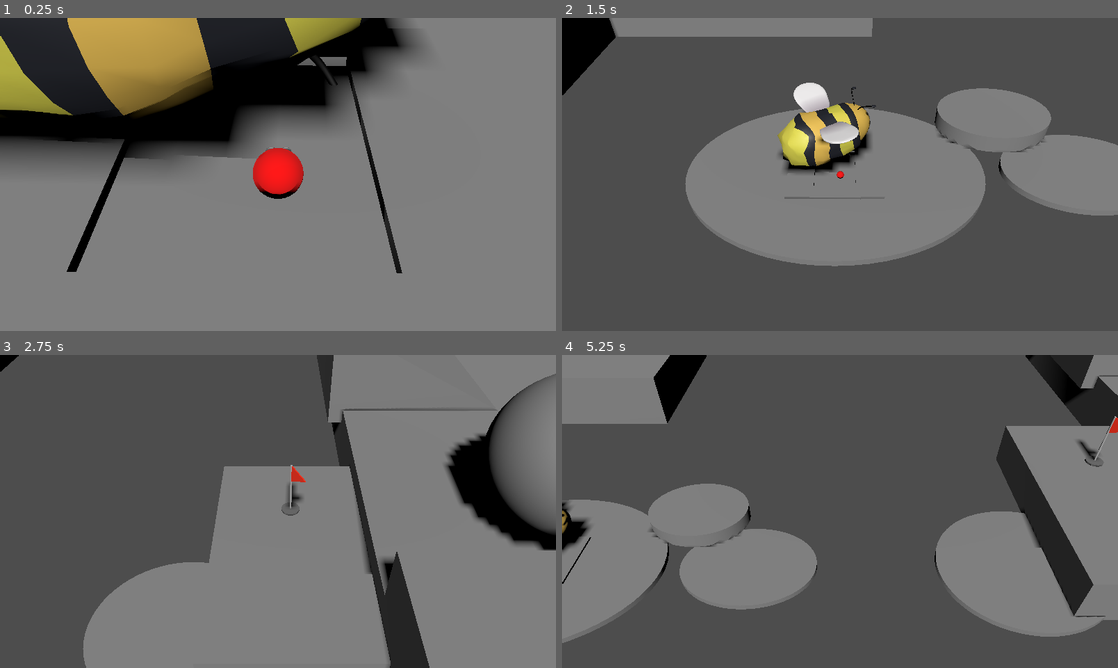
Above: before the commit, frames 1-4 (two rows, left to right).
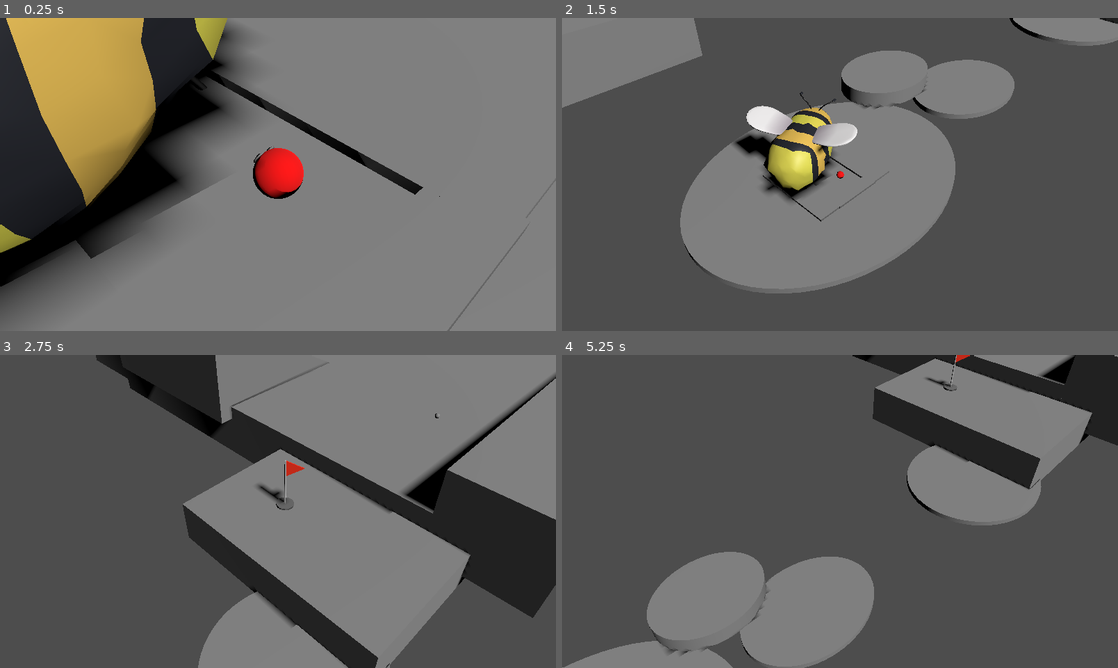
Above: after the commit, the same moments.

Repository: melonboyo/entomo
Game: Godot game, scene res://Scenes/Testing/ProgressionTesting.tscn
The game is run twice, just before and just after one commit, with the same random seed, the same clock (stepped at 60 frames per second) and the same inputs.
Inputs (mouse positions are in pixels of both pictures, inside the frame that each line leads up to):
- Up to frame 1 (0.25 s): no input
- Up to frame 2 (1.5 s): tap Enter at 0.5 s; move the mouse to (962, 158) at 0.52 s; hold D (move_right) 0.53-1.25 s; tap E (interact) at 0.6 s; click (962, 158) at 0.67 s; tap Space (move_jump) at 0.77 s; drag from (728, 190) to (812, 237) at 1.27 s
- Up to frame 3 (2.75 s): move the mouse to (333, 442) at 2.02 s; hold D (move_right) from 2.03 s (still down); tap Shift at 2.1 s
- Up to frame 4 (5.25 s): release D (move_right) at 2.75 s; drag from (812, 574) to (673, 464) at 2.77 s; move the mouse to (1006, 558) at 3.52 s; hold A (move_left) 3.53-4.25 s; tap E (interact) at 3.6 s; tap Space (move_jump) at 3.77, 5 s; drag from (673, 464) to (756, 433) at 4.27 s; move the mouse to (867, 511) at 5.02 s; hold S (move_backward) from 5.03 s (still down); tap Shift at 5.1 s; click (867, 511) at 5.17 s

The runs differ from the first frame. In frame 1, 39% of the frame differs, in the area x 0-97%, y 0-100%; in frame 2, 29%; in frame 3, 41%; in frame 4, 53%, in the area x 0-100%, y 0-100%.

Commit message:
Bug fixing and merging of abilities

Diff:
--- a/Characters/Bumblebee/Bumblebee.gd
+++ b/Characters/Bumblebee/Bumblebee.gd
@@ -55,3 +55,6 @@
 
 	if isFlying and velocity.y < 0:
 		velocity.y = 0
+
+func resetAbilities():
+	isFlying = false
--- a/Characters/Bumblebee/Bumblebee.tscn
+++ b/Characters/Bumblebee/Bumblebee.tscn
@@ -34,3 +34,6 @@
 
 [node name="bumblebee" parent="." index="2" instance=ExtResource("3_xvftt")]
 transform = Transform3D(3.31477, -0.00101056, -0.000455604, 0.00101072, 3.31477, 0.000836017, 0.000455267, -0.000836199, 3.31477, 0, 0, 0)
+
+[node name="ExitPosition" parent="." index="3"]
+transform = Transform3D(1, -4.59366e-12, 5.82077e-11, 3.44968e-12, 1, 0, 0, 0, 1, -0.00128353, 7.61954, -3.1294)
--- a/Characters/Frog/Frog.tscn
+++ b/Characters/Frog/Frog.tscn
@@ -5,8 +5,8 @@
 [ext_resource type="PackedScene" uid="uid://udcbq88gckm3" path="res://Characters/Frog/froggy_v3.glb" id="3_xspcd"]
 
 [sub_resource type="CapsuleShape3D" id="CapsuleShape3D_3nnd8"]
-radius = 21.24
-height = 50.371
+radius = 20.5593
+height = 41.1186
 
 [sub_resource type="CylinderShape3D" id="CylinderShape3D_nc2sr"]
 height = 58.1278
@@ -26,6 +26,7 @@
 CAMERA_SIZE = 350
 
 [node name="CollisionShape3D" parent="." index="0"]
+transform = Transform3D(1, 0, 0, 0, 1, 0, 0, 0, 1, 0, -6.60564, 0)
 shape = SubResource("CapsuleShape3D_3nnd8")
 
 [node name="CollisionShape3D" parent="SwitchArea" index="0"]
@@ -33,3 +34,6 @@
 
 [node name="froggy_v3" parent="." index="2" instance=ExtResource("3_xspcd")]
 transform = Transform3D(-8.74228e-07, 0, 20, 0, 20, 0, -20, 0, -8.74228e-07, 0, -28.014, 0)
+
+[node name="ExitPosition" parent="." index="3"]
+transform = Transform3D(1, 0, 0, 0, 1, 0, 0, 0, 1, 0, 16.7529, 0)
--- a/Characters/Generic/GenericCharacter.tscn
+++ b/Characters/Generic/GenericCharacter.tscn
@@ -2,10 +2,11 @@
 
 [ext_resource type="Script" path="res://Characters/Generic/GenericCharacterController.gd" id="1_cd5ot"]
 
-[node name="GenericCharacter" type="CharacterBody3D"]
+[node name="GenericCharacter" type="CharacterBody3D" node_paths=PackedStringArray("exitPosition")]
 collision_layer = 2
 collision_mask = 3
 script = ExtResource("1_cd5ot")
+exitPosition = NodePath("ExitPosition")
 
 [node name="CollisionShape3D" type="CollisionShape3D" parent="."]
 
@@ -16,5 +17,8 @@
 
 [node name="CollisionShape3D" type="CollisionShape3D" parent="SwitchArea"]
 
+[node name="ExitPosition" type="Node3D" parent="."]
+transform = Transform3D(1, 0, 0, 0, 1, 0, 0, 0, 1, 0, 2, 0)
+
 [connection signal="body_entered" from="SwitchArea" to="." method="_on_switch_area_body_entered"]
 [connection signal="body_exited" from="SwitchArea" to="." method="_on_switch_area_body_exited"]
--- a/Characters/Generic/GenericCharacterController.gd
+++ b/Characters/Generic/GenericCharacterController.gd
@@ -7,11 +7,12 @@
 @export var SPEED = 5.0
 @export var JUMP_VELOCITY = 4.5
 @export var CAMERA_SIZE = 10 # Assumes orthographic camera
+@export var exitPosition: Node3D
 var held_character: GenericCharacterController = null
 
 var is_in_switch_area := false
 var current_switchable_character: GenericCharacterController = null
-var direction_facing
+var direction_facing: Vector3 = Vector3.ZERO
 
 func _ready():
 	pass
@@ -91,7 +92,7 @@
 
 func handleExit() -> void:
 	resetAbilities()
-	held_character.global_position = global_position + Vector3.RIGHT*2
+	held_character.global_position = exitPosition.global_position
 	held_character.enable()
 	game_state_manager.switchCharacter(held_character)
 	velocity = Vector3.ZERO
--- a/Characters/Pillbug/Pillbug.tscn
+++ b/Characters/Pillbug/Pillbug.tscn
@@ -19,7 +19,6 @@
 radius = 0.859432
 
 [node name="Pillbug" node_paths=PackedStringArray("COLOR") instance=ExtResource("1_yggj8")]
-transform = Transform3D(20, 0, 0, 0, 20, 0, 0, 0, 20, 0, 0, 0)
 script = ExtResource("2_6n07y")
 ROLLSPEED = 300.0
 MAXROLLSPEED = 2000.0
@@ -30,18 +29,24 @@
 CAMERA_SIZE = 150
 
 [node name="CollisionShape3D" parent="." index="0"]
+transform = Transform3D(20, 0, 0, 0, 20, 0, 0, 0, 20, 0, 0, 0)
 shape = SubResource("SphereShape3D_tdvly")
 
 [node name="MeshInstance3D" type="MeshInstance3D" parent="." index="1"]
+transform = Transform3D(20, 0, 0, 0, 20, 0, 0, 0, 20, 0, 0, 0)
 mesh = SubResource("SphereMesh_pxlda")
 skin = SubResource("Skin_u8r0o")
 surface_material_override/0 = SubResource("StandardMaterial3D_1o8la")
 
 [node name="RampCheckArea" type="Area3D" parent="." index="2"]
+transform = Transform3D(20, 0, 0, 0, 20, 0, 0, 0, 20, 0, 0, 0)
 
 [node name="CollisionShape3D" type="CollisionShape3D" parent="RampCheckArea" index="0"]
 transform = Transform3D(1.05, 0, 0, 0, 1.05, 0, 0, 0, 1.05, 0, 0, 0)
 shape = SubResource("SphereShape3D_0kang")
+
+[node name="SwitchArea" parent="." index="3"]
+transform = Transform3D(20, 0, 0, 0, 20, 0, 0, 0, 20, 0, 0, 0)
 
 [node name="CollisionShape3D" parent="SwitchArea" index="0"]
 shape = SubResource("CylinderShape3D_ow3bi")
@@ -50,4 +55,7 @@
 script = ExtResource("3_wt1y3")
 MESH = NodePath("../MeshInstance3D")
 
+[node name="ExitPosition" parent="." index="5"]
+transform = Transform3D(1, 0, 0, 0, 1, 0, 0, 0, 1, 0, 13.85, 0)
+
 [connection signal="body_entered" from="RampCheckArea" to="." method="detectCollision"]
--- a/GameStateManager/GameStateManager.gd
+++ b/GameStateManager/GameStateManager.gd
@@ -22,7 +22,7 @@
 		return
 
 	if(!isInputEnabled):
-		currentPossessedCreature.handleMove(Vector2.ZERO, camera.basis, delta);
+		currentPossessedCreature.handleMove(Vector2.ZERO, camera.global_basis, delta);
 		return
 
 	# Handle jump
@@ -34,7 +34,7 @@
 	# Handle moving
 	currentPossessedCreature.handleMove(
 		Input.get_vector("move_left", "move_right", "move_forward", "move_backward"),
-		camera.basis,
+		camera.global_basis,
 		delta
 	)
 
--- a/Scenes/Testing/ProgressionTesting.tscn
+++ b/Scenes/Testing/ProgressionTesting.tscn
@@ -53,11 +53,10 @@
 [node name="Frog" parent="." node_paths=PackedStringArray("game_state_manager") instance=ExtResource("3_xv73x")]
 transform = Transform3D(-1, 0, 8.74228e-08, 0, 1, 0, -8.74228e-08, 0, -1, 159.066, 23.3343, 100.022)
 jumpForwardVelocity = 60
-size = 1
 game_state_manager = NodePath("../GameStateManager")
 
 [node name="Pillbug" parent="." node_paths=PackedStringArray("game_state_manager") instance=ExtResource("4_mfn8p")]
-transform = Transform3D(22.1209, 0, 0, 0, 22.1209, 0, 0, 0, 22.1209, 133.508, 28.7439, -11.5948)
+transform = Transform3D(1, 0, 0, 0, 1, 0, 0, 0, 1, 133.508, 28.7439, -11.5948)
 game_state_manager = NodePath("../GameStateManager")
 
 [node name="Bumblebee" parent="." node_paths=PackedStringArray("game_state_manager") instance=ExtResource("5_trvcn")]
@@ -80,7 +79,7 @@
 focus = NodePath("../Parasite")
 
 [node name="RotationRoot" type="Node3D" parent="CameraRoot"]
-transform = Transform3D(1, 0, 0, 0, 0.74444, 0.66769, 0, -0.66769, 0.74444, 0, 0, 0)
+transform = Transform3D(0.707107, 0.472128, -0.526399, -2.1064e-08, 0.744441, 0.66769, 0.707107, -0.472128, 0.526399, 0, 0, 0)
 
 [node name="Camera3D" type="Camera3D" parent="CameraRoot/RotationRoot"]
 transform = Transform3D(1, 0, 0, 0, 1, 0, 0, 0, 1, 0, 0, 8.41628)
@@ -200,7 +199,7 @@
 [node name="Stage2" type="Node" parent="Blockout"]
 
 [node name="StaticBody3D14" type="StaticBody3D" parent="Blockout/Stage2"]
-transform = Transform3D(28.1299, 0, 0, 0, 0.442988, 0, 0, 0, 35.3729, 164.799, 0.652917, 90.5439)
+transform = Transform3D(28.1299, 0, 0, 0, 7.77909, 0, 0, 0, 35.3729, 164.799, -12.4662, 90.5439)
 
 [node name="MeshInstance3D" type="MeshInstance3D" parent="Blockout/Stage2/StaticBody3D14"]
 transform = Transform3D(3.39647, 0, 0, 0, 1, 0, 0, 0, 2.7152, 0, 0, 0)
@@ -369,13 +368,13 @@
 game_state_manager = NodePath("../GameStateManager")
 
 [node name="Flag2" parent="." node_paths=PackedStringArray("next_flag", "game_state_manager") instance=ExtResource("11_dfkrd")]
-transform = Transform3D(2, 0, 0, 0, 2, 0, 0, 0, 2, -129.669, 11.3614, -119.189)
+transform = Transform3D(4, 0, 0, 0, 4, 0, 0, 0, 4, -129.669, 11.3614, -119.189)
 next_flag = NodePath("../Flag3")
 zoom_size = 3
 game_state_manager = NodePath("../GameStateManager")
 
 [node name="Flag3" parent="." node_paths=PackedStringArray("game_state_manager") instance=ExtResource("11_dfkrd")]
-transform = Transform3D(3, 0, 0, 0, 3, 0, 0, 0, 3, 300.331, 11.3614, 129.811)
+transform = Transform3D(7, 0, 0, 0, 7, 0, 0, 0, 7, 300.331, 11.3614, 129.811)
 zoom_size = 4
 focus_move_speed = 2.0
 game_state_manager = NodePath("../GameStateManager")
--- a/Scenes/level_blockout_v1.tscn
+++ b/Scenes/level_blockout_v1.tscn
@@ -1,9 +1,9 @@
-[gd_scene load_steps=24 format=3 uid="uid://cfyb34soy0h7x"]
+[gd_scene load_steps=27 format=3 uid="uid://cfyb34soy0h7x"]
 
 [ext_resource type="PackedScene" uid="uid://cxrj60oxxptdh" path="res://Characters/Parasite/Parasite.tscn" id="1_nc2ee"]
 [ext_resource type="Script" path="res://GameController/Camera.gd" id="1_x6jyc"]
 [ext_resource type="PackedScene" uid="uid://dclrt7yy6gtq6" path="res://GameStateManager/GameStateManager.tscn" id="2_cqo16"]
-[ext_resource type="PackedScene" uid="uid://ceq3k2pduj7cb" path="res://Characters/Pillbug/Pillbug.tscn" id="4_4ute3"]
+[ext_resource type="PackedScene" uid="uid://ceq3k2pduj7cb" path="res://Outdated/Beetle.tscn" id="4_4ute3"]
 [ext_resource type="PackedScene" uid="uid://d345ctgph51uj" path="res://Characters/Bumblebee/Bumblebee.tscn" id="4_usii5"]
 [ext_resource type="PackedScene" uid="uid://dqkke1lxyvwta" path="res://Scenes/ramp.tscn" id="6_vnun7"]
 [ext_resource type="Script" path="res://Scripts/Movable.gd" id="7_yxptn"]
@@ -14,6 +14,7 @@
 [ext_resource type="PackedScene" uid="uid://daoe6gj0bo2qr" path="res://Scenes/pause_menu.tscn" id="11_c6575"]
 [ext_resource type="Script" path="res://Scenes/zoomed_out_camera.gd" id="12_we45n"]
 [ext_resource type="PackedScene" uid="uid://tdiqj4l8fe0w" path="res://EnvironmentAssets/lilipad.glb" id="13_tg2gj"]
+[ext_resource type="PackedScene" uid="uid://caxb37ohqq7q3" path="res://EnvironmentAssets/Flag/Flag.tscn" id="15_3xa5f"]
 
 [sub_resource type="CylinderMesh" id="CylinderMesh_75gon"]
 
@@ -164,7 +165,7 @@
 [node name="Stage2" type="Node" parent="Blockout"]
 
 [node name="StaticBody3D14" type="StaticBody3D" parent="Blockout/Stage2"]
-transform = Transform3D(28.1299, 0, 0, 0, 0.442988, 0, 0, 0, 35.3729, 164.799, 0.652917, 118.798)
+transform = Transform3D(28.1299, 0, 0, 0, 4.23129, 0, 0, 0, 35.3729, 164.799, -0.409064, 118.798)
 
 [node name="MeshInstance3D" type="MeshInstance3D" parent="Blockout/Stage2/StaticBody3D14"]
 transform = Transform3D(3.39647, 0, 0, 0, 1, 0, 0, 0, 2.7152, 0, 0, 0)
@@ -362,4 +363,17 @@
 transform = Transform3D(1, 0, -2.04891e-08, 0, 1, 0, 2.04891e-08, 0, 1, 0, -0.122314, 0)
 shape = SubResource("CylinderShape3D_8hreu")
 
+[node name="Flag" parent="." instance=ExtResource("15_3xa5f")]
+transform = Transform3D(1, 0, 0, 0, 1, 0, 0, 0, 1, 96.2902, 7.3614, -17.9012)
+zoom_size = 2
+
+[node name="Flag2" parent="." instance=ExtResource("15_3xa5f")]
+transform = Transform3D(2, 0, 0, 0, 2, 0, 0, 0, 2, -129.669, 11.3614, -119.189)
+zoom_size = 3
+
+[node name="Flag3" parent="." instance=ExtResource("15_3xa5f")]
+transform = Transform3D(3, 0, 0, 0, 3, 0, 0, 0, 3, 300.331, 11.3614, 129.811)
+zoom_size = 4
+focus_move_speed = 2.0
+
 [connection signal="zoom_changed" from="GameStateManager" to="CameraRoot" method="_on_game_state_manager_zoom_changed"]
Not shown, changed: Characters/Frog/froggy_v3_frogpaletteGrad.png.import
